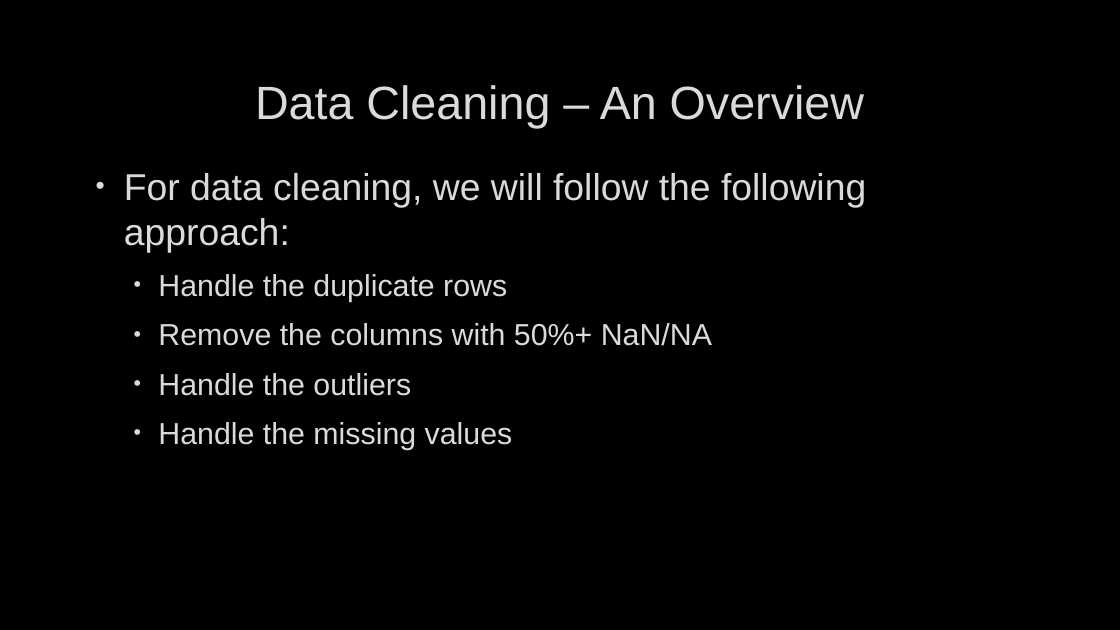
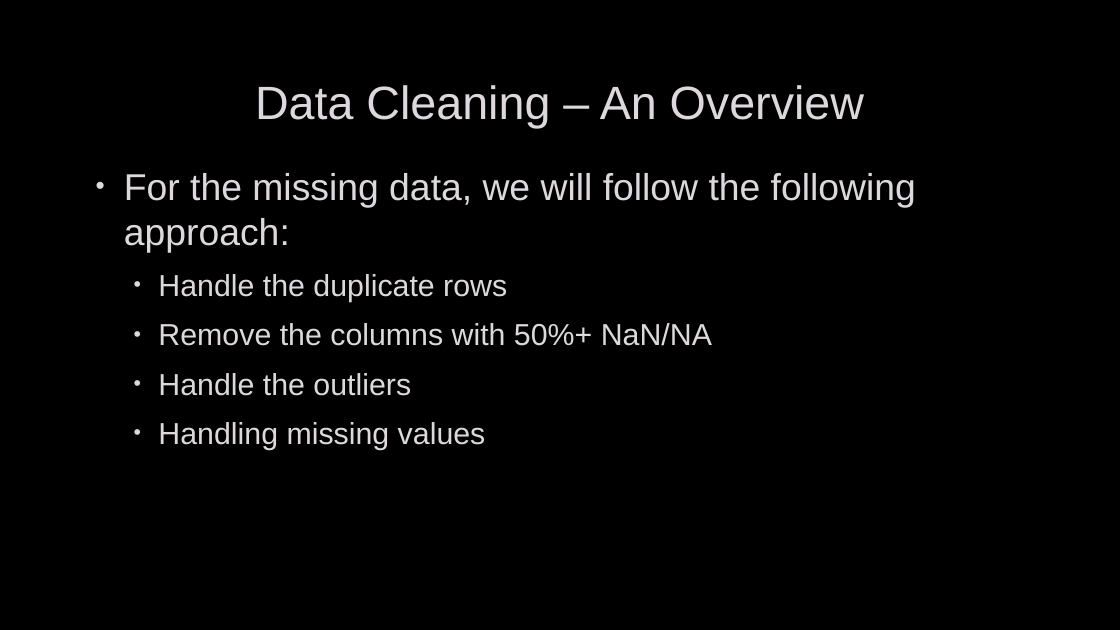
Before and after one commit to Moaaz-Mahmoud/Third-Year-Electrical-Testing-3A, a slide deck: slide 7 of projects-for-the-practical-exam/titanic/presentation.pptx. Drawn at 1120x630 pixels with LibreOffice and Linux fonts; fonts in the diff are those of the drawing; background and template pictures are left out. Boxes give left, top, right and bottom in pixels: in the first picture for what was removed or moved away, otherwise in the second. Text is boxed around its words. In the diff, an @@ line names an element or a change of style, - is before the commit and + after.

```diff
--- a/projects-for-the-practical-exam/titanic/presentation.pptx
+++ b/projects-for-the-practical-exam/titanic/presentation.pptx
@@ text at [124, 173, 916, 253]: text changed @@
-• For data cleaning, we will follow the following approach:
+• For the missing data, we will follow the following approach:
@@ text at [158, 422, 486, 450]: text changed @@
-  • Handle the missing values
+  • Handling missing values
```
Also in this commit, not shown: 7 other slides changed, 1 other file.
